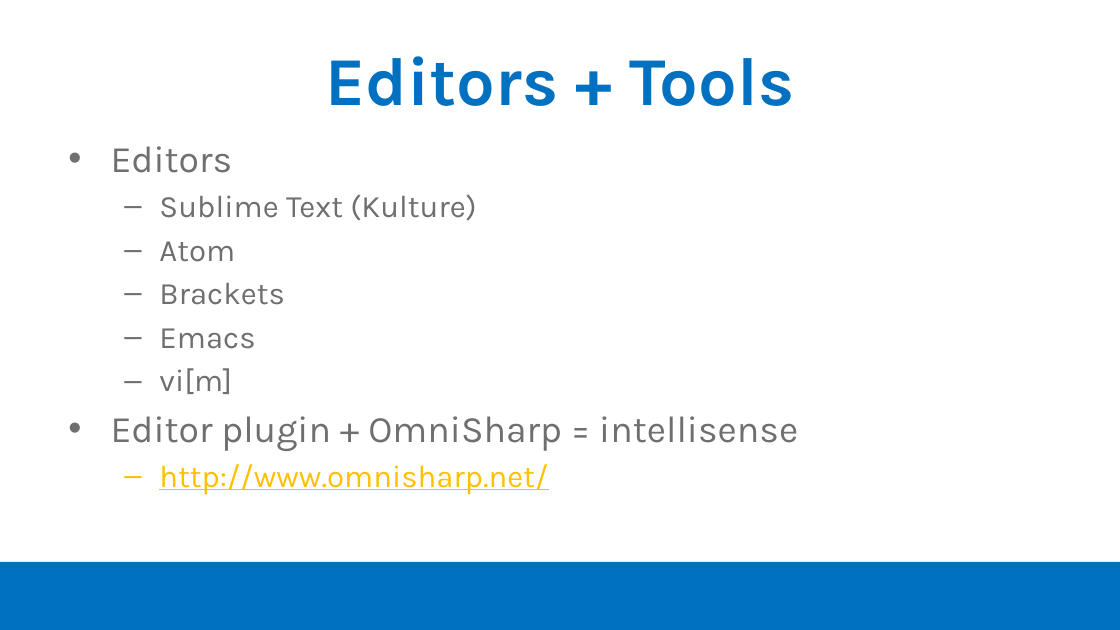
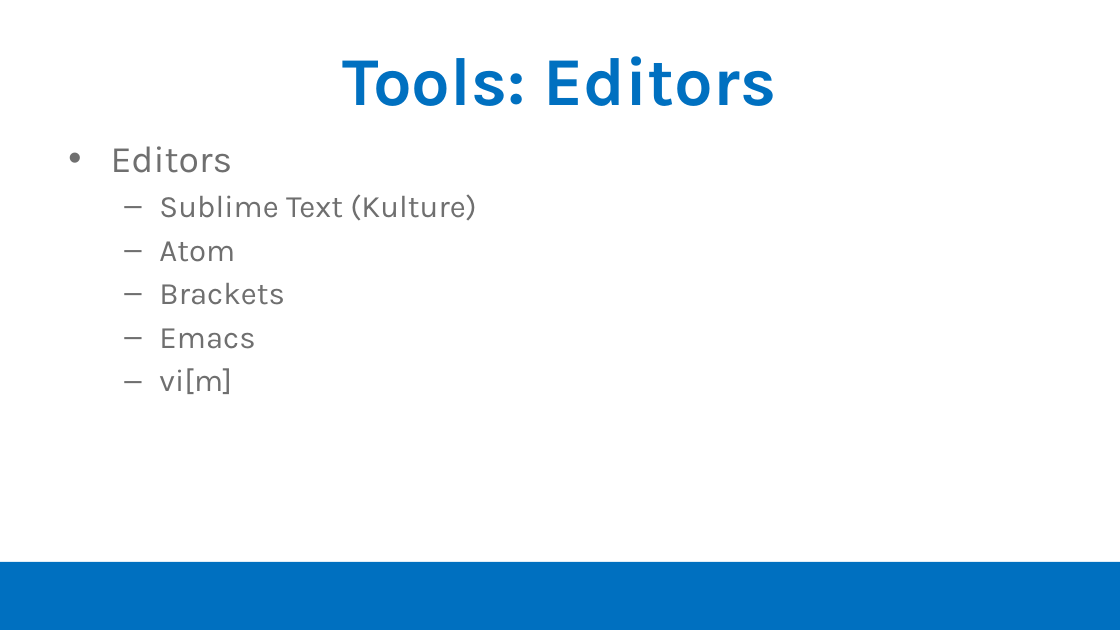
Before and after one commit to moljac/ASP.net.v5-AKA-vNext-Windays15, a slide deck: slide 14 of talk/Windays15 - ASP.net v.5 (vNext) on Linux and Mac OSX.pptx (slide 15 before the commit). Drawn at 1120x630 pixels with LibreOffice and Linux fonts; fonts in the diff are those of the drawing; background and template pictures are left out. Boxes give left, top, right and bottom in pixels: in the first picture for what was removed or moved away, otherwise in the second. Text is boxed around its words. In the diff, an @@ line names an element or a change of style, - is before the commit and + after.

```diff
--- a/talk/Windays15 - ASP.net v.5 (vNext) on Linux and Mac OSX.pptx
+++ b/talk/Windays15 - ASP.net v.5 (vNext) on Linux and Mac OSX.pptx
@@ title at (343,56,776,106): text changed @@
-Editors + Tools
+Tools: Editors
@@ text at (111,416,798,495): paragraphs removed @@
-• Editor plugin + OmniSharp = intellisense
-  – http://www.omnisharp.net/
```
Also in this commit, not shown: 14 other slides changed, 3 slides added, 3 slides removed.
